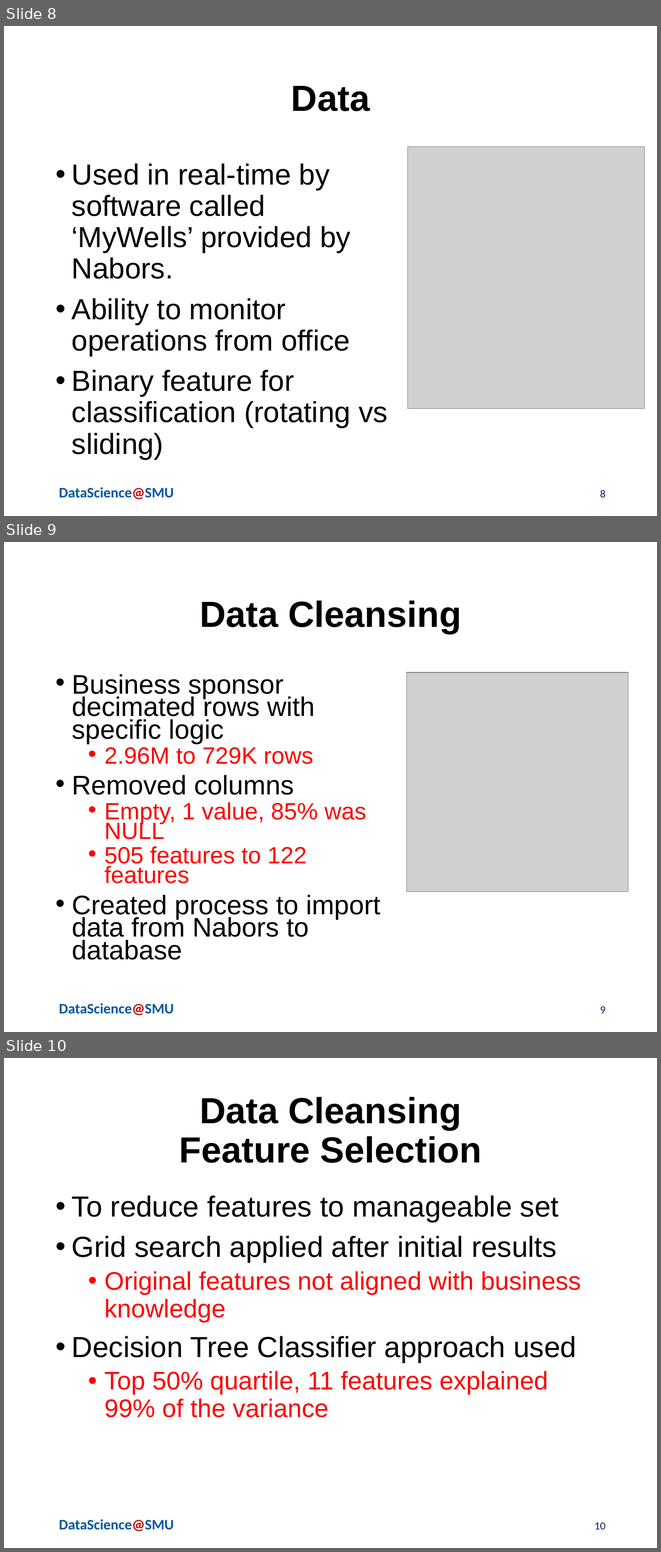
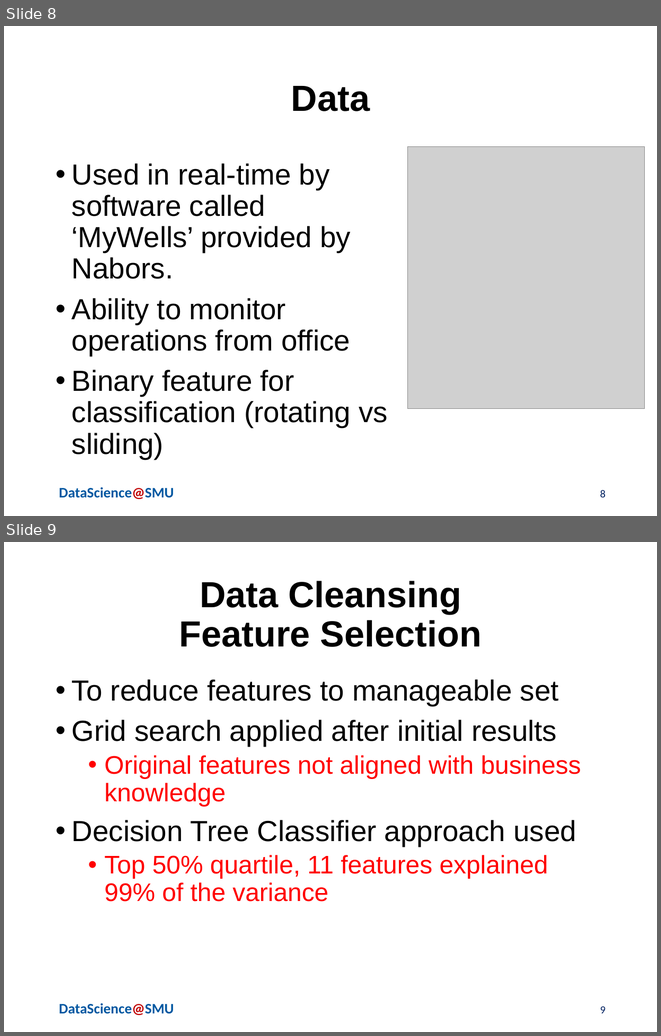
Before and after one commit to jvasquezDC/CapstoneA, a slide deck: LightningPresentation/Serna_Vasquez_Lightning_v1.pptx. Shown one above the other, each under a label of ours: slides 8, 9 and 10 before the commit, slides 8 and 9 after it. The pictures are 661x1552 and 661x1036 pixels, drawn with LibreOffice and Linux fonts; fonts in the diff are those of the drawing; grey boxes stand for pictures; background and template pictures are left out. Boxes give left, top, right and bottom in pixels: in the first picture for what was removed or moved away, otherwise in the second. Text is boxed around its words. In the diff, an @@ line names an element or a change of style, - is before the commit and + after.

```diff
--- a/LightningPresentation/Serna_Vasquez_Lightning_v1.pptx
+++ b/LightningPresentation/Serna_Vasquez_Lightning_v1.pptx
@@ slide 9 removed at [4, 542, 657, 1032], background #FFFFFF; not listed: 1 template element that a slide beside it also shows @@
@@ title removed at [200, 600, 461, 634] @@
-Data Cleansing
@@ text removed at [72, 674, 381, 960] @@
-• Business sponsor decimated rows with specific logic
-  • 2.96M to 729K rows
-• Removed columns
-  • Empty, 1 value, 85% was NULL
-  • 505 features to 122 features
-• Created process to import data from Nabors to database
@@ picture removed at [406, 672, 628, 891] @@
@@ page number removed at [600, 1006, 606, 1013] @@
-9
@@ what was slide 10 is now slide 9 @@
@@ page number at [600, 1006, 606, 1013]: text changed @@
-10
+9
```
Also in this commit, not shown: 1 slide changed, 4 slides added, 3 other slides removed, 1 other file.
